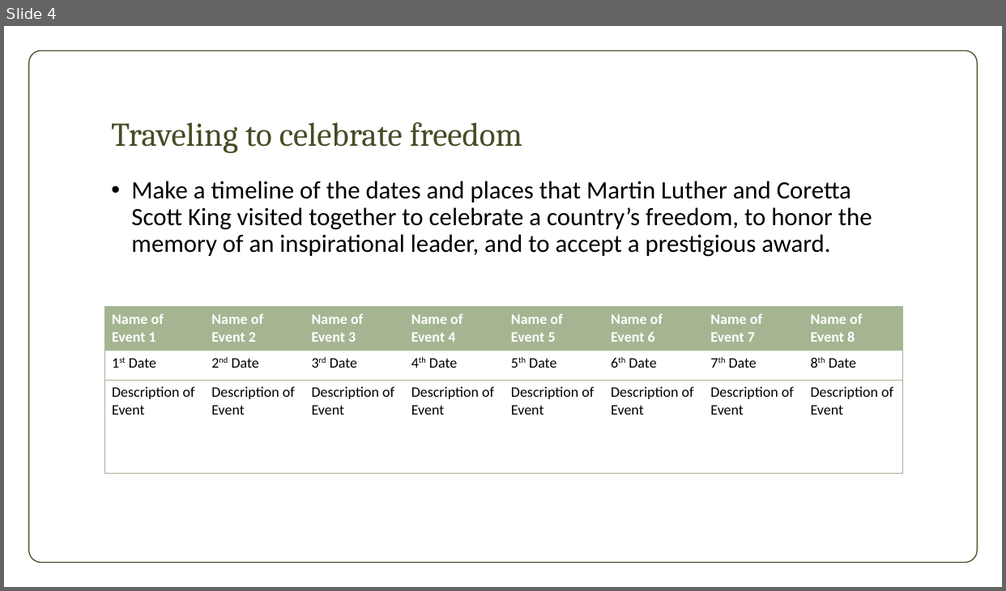
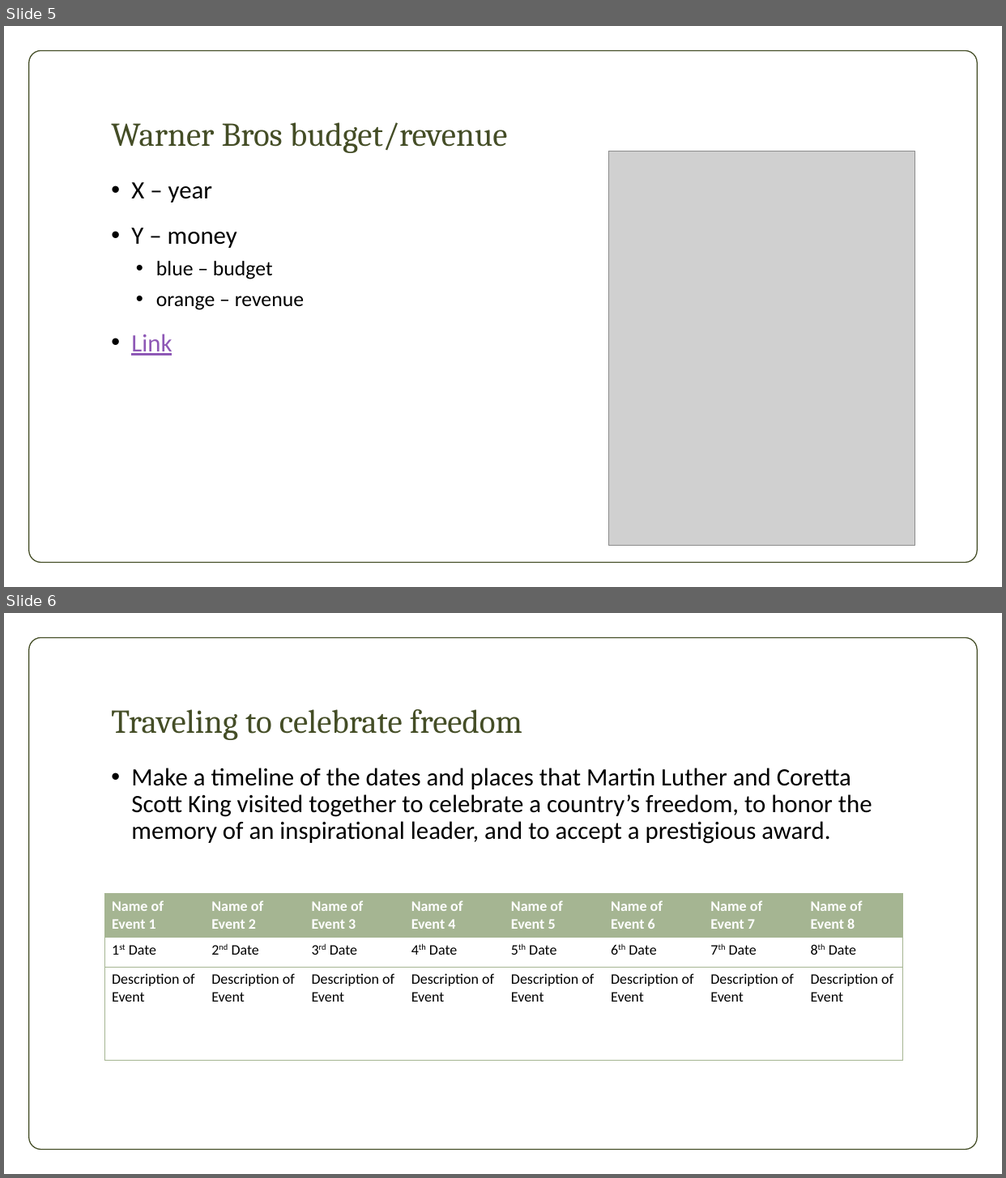
Before and after one commit to Jackie-VC/bdt_movies, a slide deck: movie.pptx. Shown one above the other, each under a label of ours: slide 4 before the commit, slides 5 and 6 after it. The pictures are 1006x591 and 1006x1178 pixels, drawn with LibreOffice and Linux fonts; fonts in the diff are those of the drawing; grey boxes stand for pictures; background and template pictures are left out. Boxes give left, top, right and bottom in pixels: in the first picture for what was removed or moved away, otherwise in the second. Text is boxed around its words. In the diff, an @@ line names an element or a change of style, - is before the commit and + after.

```diff
--- a/movie.pptx
+++ b/movie.pptx
@@ slide 5 added at <box>4,26,1002,587</box>, background picture (left out); not listed: 1 template element that a slide beside it also shows @@
@@ title added at <box>111,122,508,153</box>, 32 pt, text #444D26 @@
+Warner Bros budget/revenue
@@ picture added at <box>609,151,914,545</box> @@
@@ text added at <box>131,182,304,356</box>, 20 pt, text #000000 @@
+• X – year
+• Y – money
+  • blue – budget
+  • orange – revenue
+• Link
@@ what was slide 4 is now slide 6 @@
```
Also in this commit, not shown: 2 slides changed, 2 other slides added, 2 slides removed.
